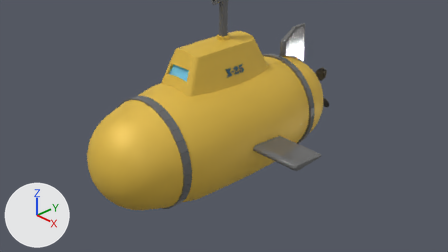
The Blender file Blender/submarine.blend as it was, and as the next commit left it.
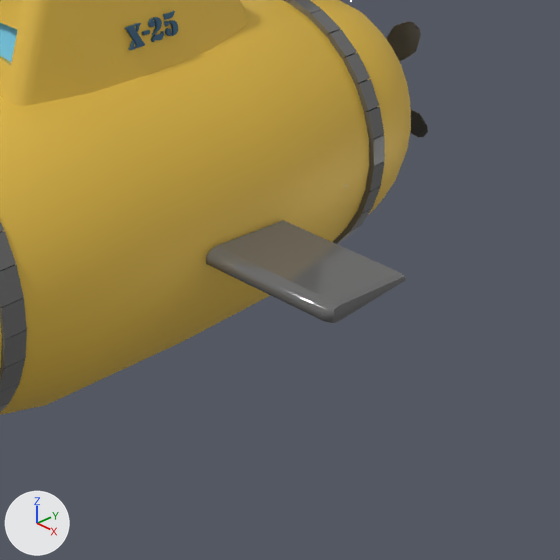
Each version is shown from the file's camera 'Camera', then close up on the part from 41% to 84% of the width and 24% to 100% of the height. Arrows for +X, +Y and +Z are at lower left; the lights stay in place.

Names of what the first close-up shows: 'fins', 'screw', 'submarine'.
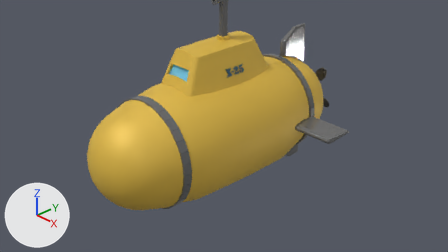
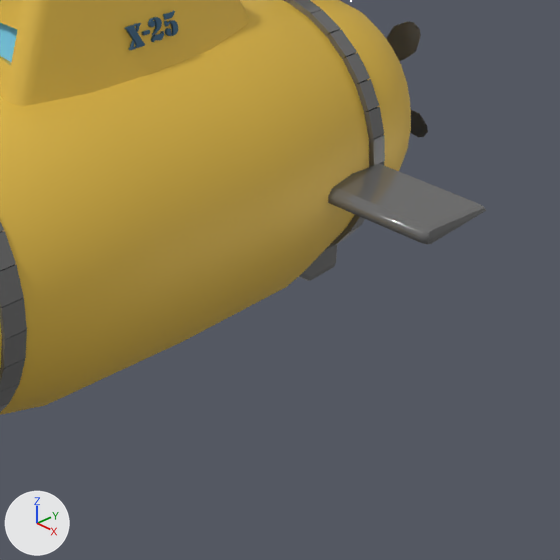
Changed parts and their boxes [x1, y1, x2, y2] in the close-ups (560 x 560 px):
'fins', moved, rescaled
    before: [206, 220, 407, 323]
    after: [328, 164, 486, 244]

Edits to the bpy script that builds the scene:
```text
Change ob_fins:
    ob_fins.location: (1.529, 0.0, 0.0) -> (1.37, 1.055, 0.0)
    ob_fins.scale: (0.325, 0.325, 0.066) -> (0.291, 0.291, 0.0591)
```
